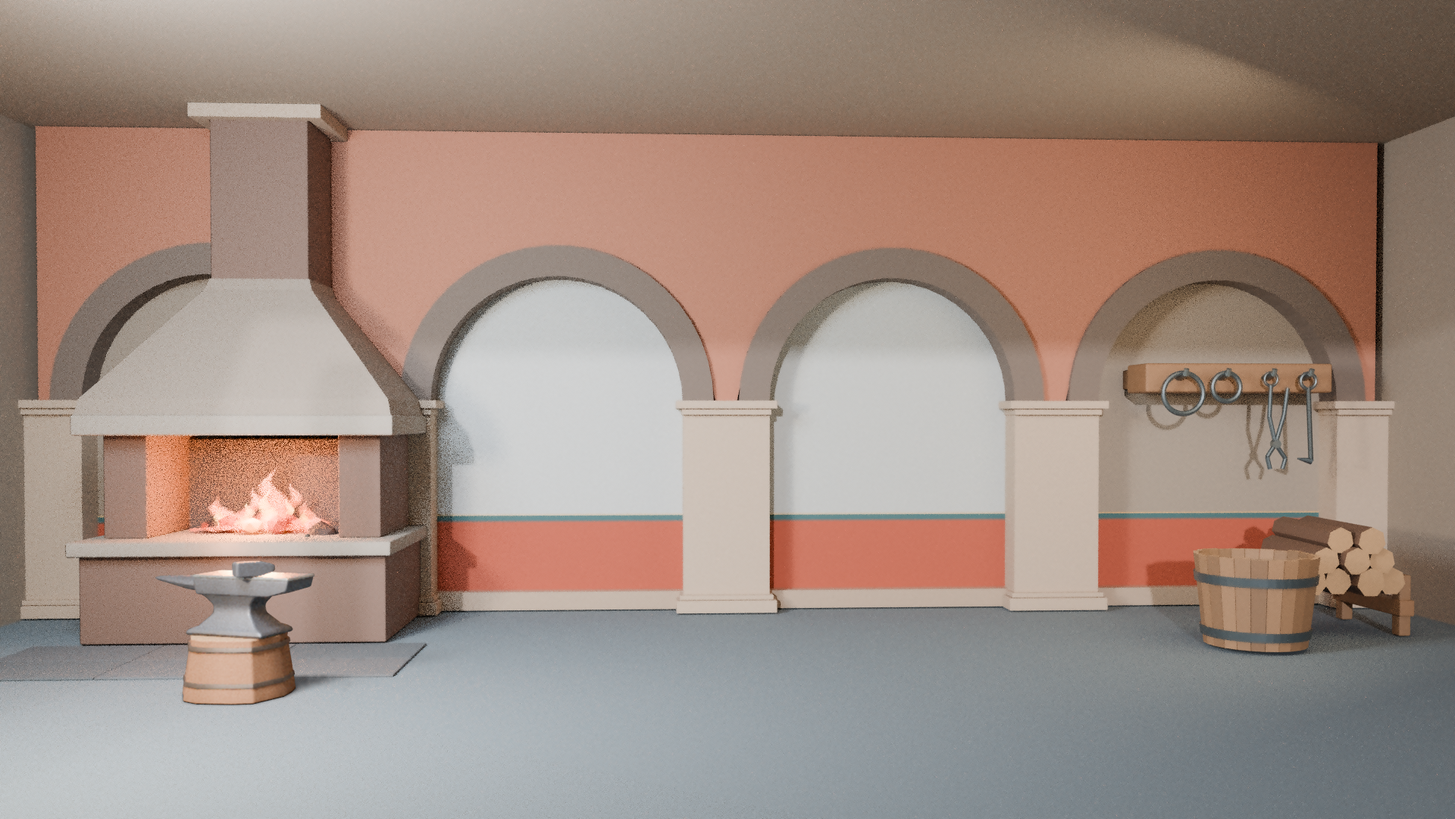
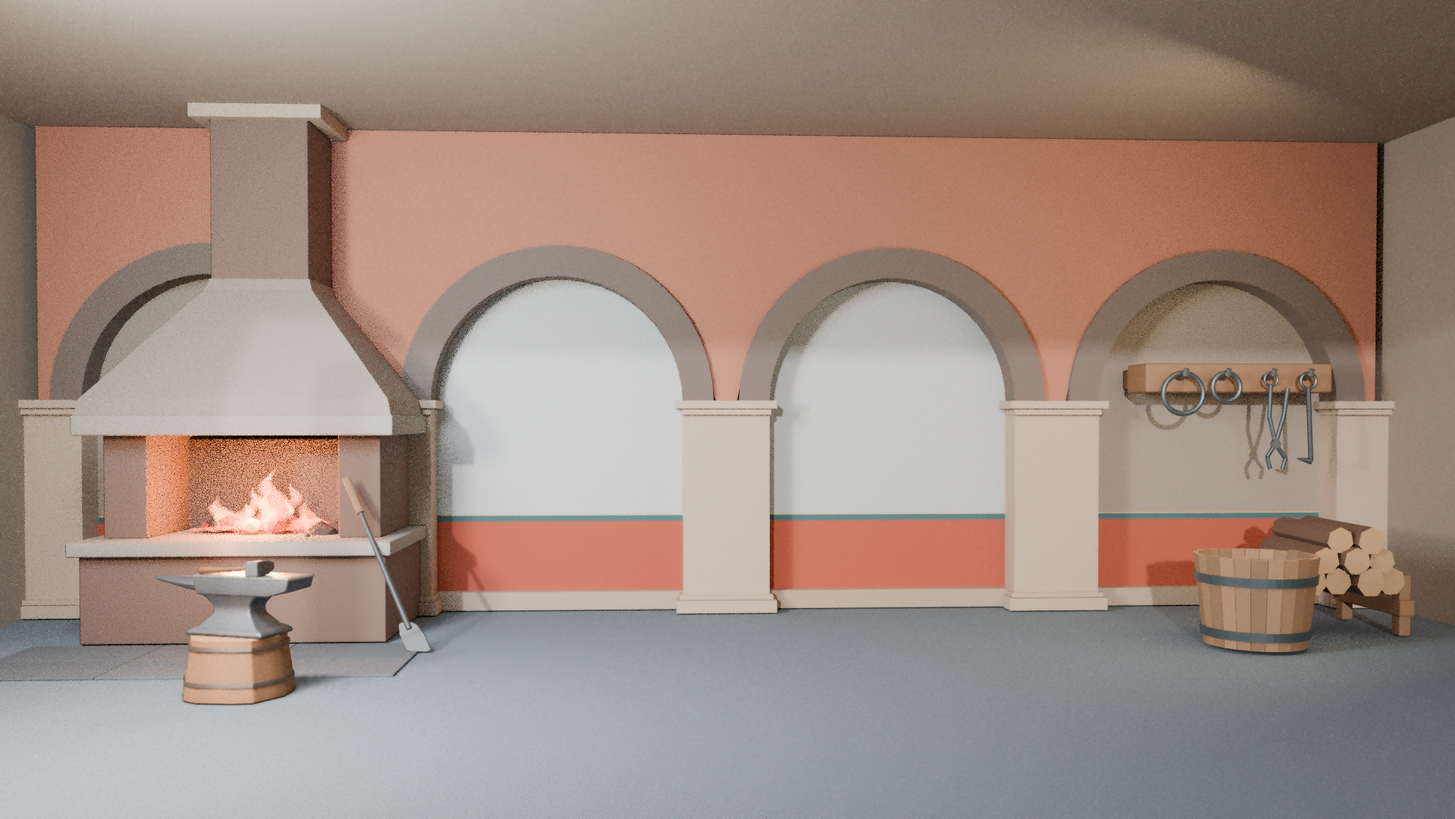
Layer changes from the first 1455x819 image to the second:
painted on "铁砧与木墩" over <box>197,558,307,696</box>
painted on "铁砧与墩座投影" over <box>221,608,483,696</box>
painted on "锻炉与炉火" over <box>322,459,433,652</box>
painted on "炉光与道具在建筑上的投影" over <box>322,392,583,680</box>
